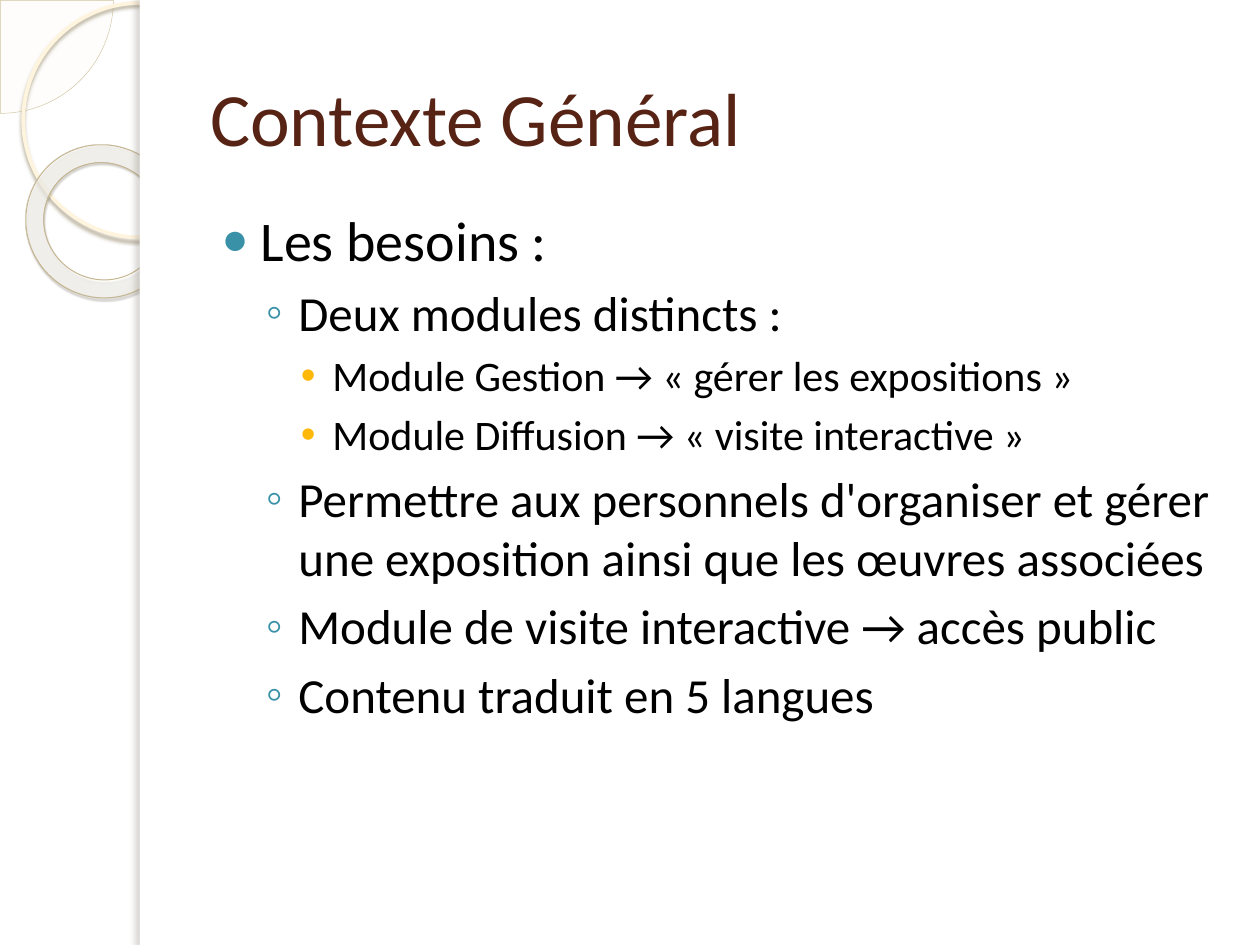
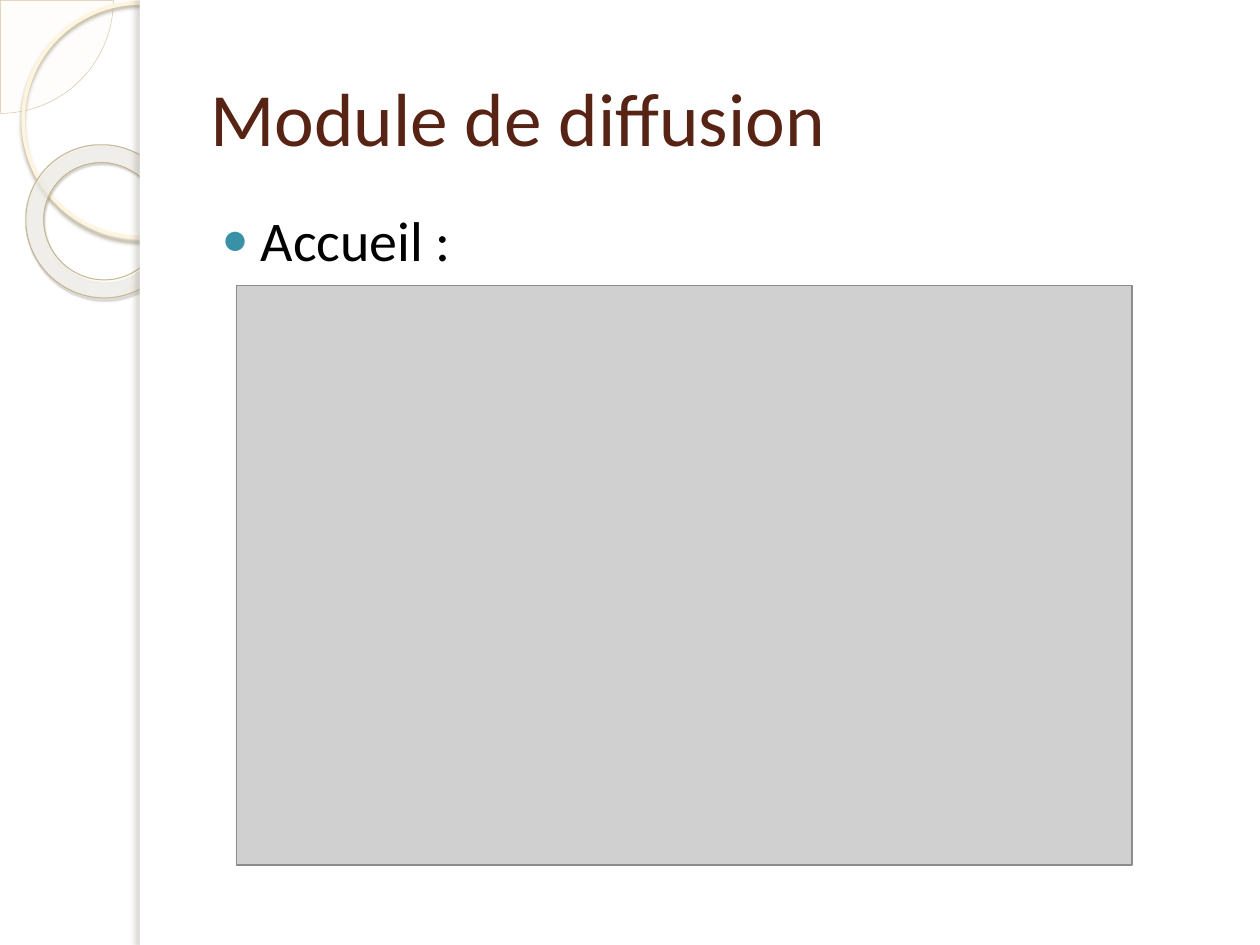
Before and after one commit to Jonathan7295/ProjetGrandPlan, a slide deck: slide 10 of Présenation/Presentation.pptx (slide 4 before the commit). Drawn at 1260x945 pixels with LibreOffice and Linux fonts; fonts in the diff are those of the drawing; grey boxes stand for pictures; background and template pictures are left out. Boxes give left, top, right and bottom in pixels: in the first picture for what was removed or moved away, otherwise in the second. Text is boxed around its words. In the diff, an @@ line names an element or a change of style, - is before the commit and + after.

```diff
--- a/Présenation/Presentation.pptx
+++ b/Présenation/Presentation.pptx
@@ title at [210, 93, 825, 147]: text changed @@
-Contexte Général
+Module de diffusion
@@ text at [261, 222, 424, 262]: text changed; size 28 to 32 pt @@
-● Les besoins :
-  ◦ Deux modules distincts :
-    • Module Gestion → « gérer les expositions »
-    • Module Diffusion → « visite interactive »
-  ◦ Permettre aux personnels d'organiser et gérer une exposition ainsi que les œuvres associées
-  ◦ Module de visite interactive → accès public
-  ◦ Contenu traduit en 5 langues
+● Accueil :
@@ picture added at [236, 286, 1131, 866] @@
```
Also in this commit, not shown: 6 other slides changed, 11 slides added, 2 slides removed.
